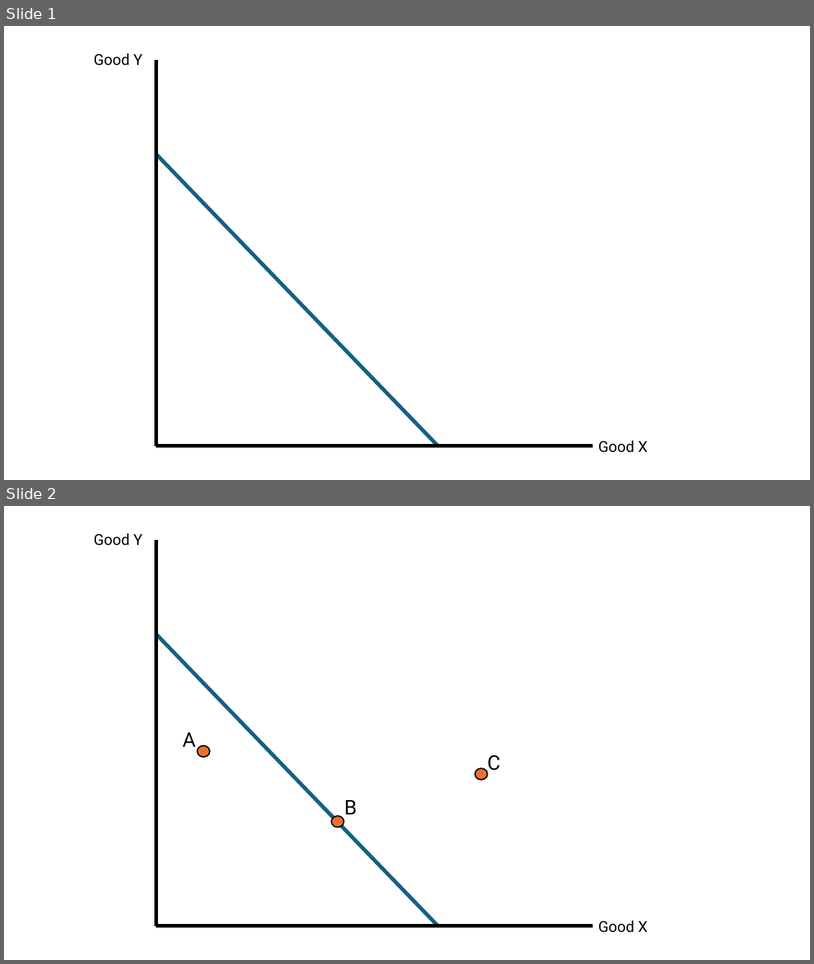
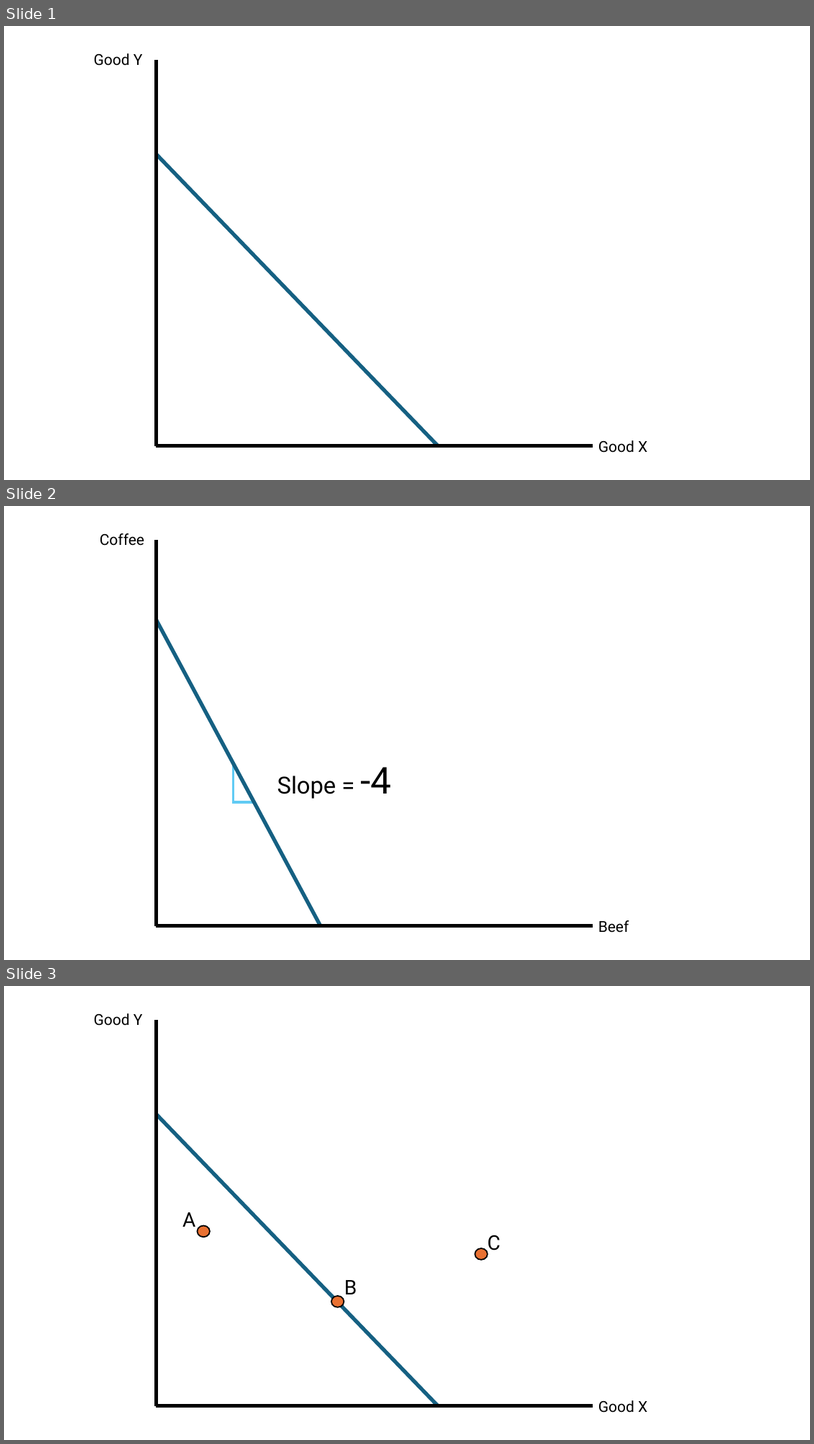
Before and after one commit to jrojas1003/EC-380-Intl-Econ-Issues, a slide deck: Slides/graph-creator.pptx. Shown one above the other, each under a label of ours: slides 1 and 2 before the commit, slides 1, 2 and 3 after it. The pictures are 814x964 and 814x1444 pixels, drawn with LibreOffice and Linux fonts; fonts in the diff are those of the drawing. Boxes give left, top, right and bottom in pixels: in the first picture for what was removed or moved away, otherwise in the second. Text is boxed around its words. In the diff, an @@ line names an element or a change of style, - is before the commit and + after.

```diff
--- a/Slides/graph-creator.pptx
+++ b/Slides/graph-creator.pptx
@@ slide 2 added at (4, 506, 810, 960), background #FFFFFF @@
@@ text added at (100, 533, 144, 546), 18 pt, text #000000 @@
+Coffee
@@ line added from (157, 540) to (157, 926), #000000 4.5 pt @@
@@ line added from (156, 619) to (320, 924), #156082 4.5 pt @@
@@ line added from (233, 765) to (233, 803), #61CBF4 3 pt @@
@@ text added at (278, 767, 391, 798), 28 pt, text #000000 @@
+Slope = -4
@@ line added from (233, 802) to (254, 802), #61CBF4 3 pt @@
@@ line added from (593, 925) to (156, 925), #000000 4.5 pt @@
@@ text added at (599, 920, 630, 932), 18 pt, text #000000 @@
+Beef
@@ what was slide 2 is now slide 3 @@
```
Also in this commit, not shown: 8 other slides added.
